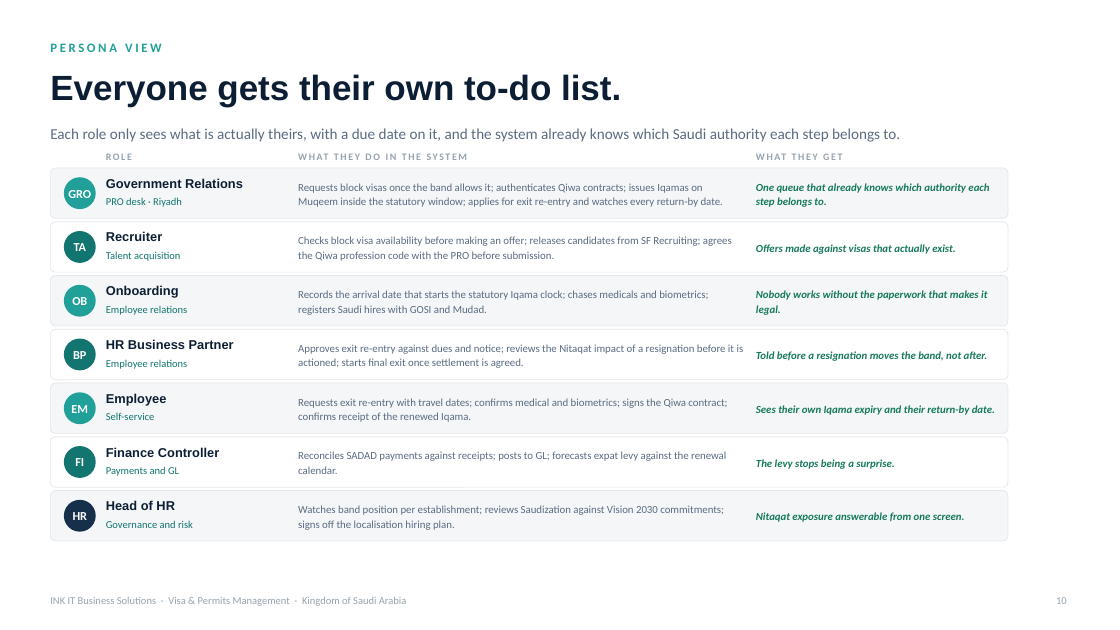
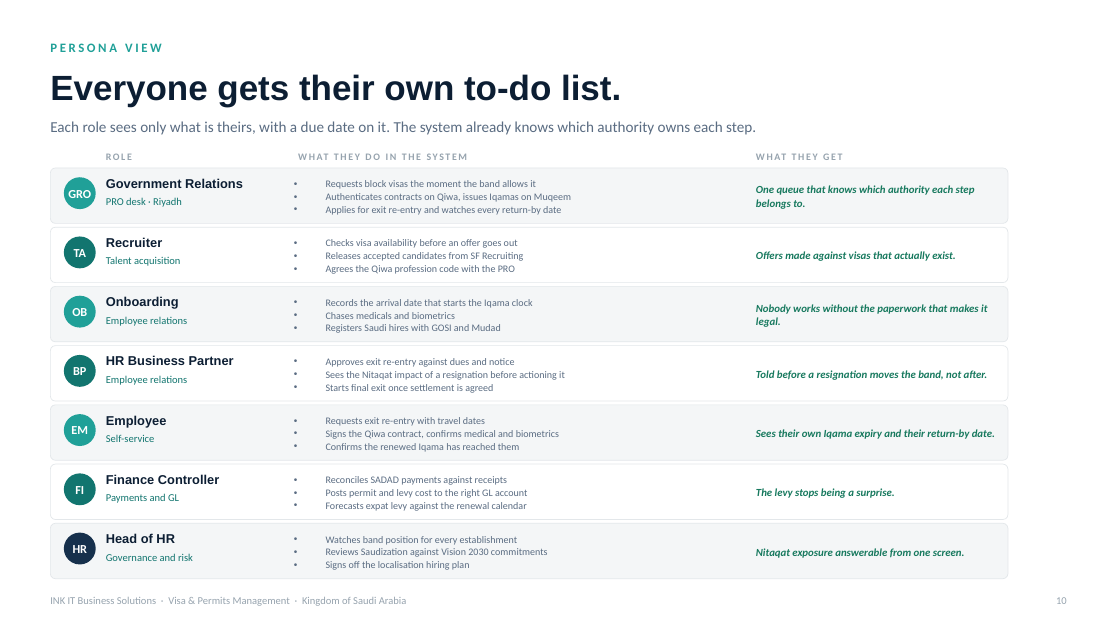
Before and after one commit to cranialblend5/VisaAndPermitsDemo, a slide deck: slide 10 of ksadeck/INK_IT_Visa_and_Permits_KSA.pptx. Drawn at 1120x630 pixels with LibreOffice and Linux fonts; fonts in the diff are those of the drawing. Boxes give left, top, right and bottom in pixels: in the first picture for what was removed or moved away, otherwise in the second. Text is boxed around its words. In the diff, an @@ line names an element or a change of style, - is before the commit and + after.

```diff
--- a/ksadeck/INK_IT_Visa_and_Permits_KSA.pptx
+++ b/ksadeck/INK_IT_Visa_and_Permits_KSA.pptx
@@ text at (x1=50, y1=121, x2=756, y2=135): text changed @@
-Each role only sees what is actually theirs, with a due date on it, and the system already knows which Saudi authority each step belongs to.
+Each role sees only what is theirs, with a due date on it. The system already knows which authority owns each step.
@@ rounded rectangle resized from (x1=50, y1=168, x2=1008, y2=218) to (x1=50, y1=168, x2=1008, y2=223) @@
@@ text at (x1=326, y1=180, x2=571, y2=215): text changed; size 9.3 to 8.6 pt @@
-Requests block visas once the band allows it; authenticates Qiwa contracts; issues Iqamas on Muqeem inside the statutory window; applies for exit re-entry and watches every return-by date.
+• Requests block visas the moment the band allows it
+• Authenticates contracts on Qiwa, issues Iqamas on Muqeem
+• Applies for exit re-entry and watches every return-by date
@@ text at (x1=756, y1=185, x2=975, y2=209): text changed @@
-One queue that already knows which authority each step belongs to.
+One queue that knows which authority each step belongs to.
@@ rounded rectangle resized from (x1=50, y1=222, x2=1008, y2=272) to (x1=50, y1=228, x2=1008, y2=283) @@
@@ 4 texts, 1 ellipse moved together from (x1=64, y1=231, x2=955, y2=263) to (x1=64, y1=236, x2=955, y2=268) @@
@@ text at (x1=326, y1=239, x2=523, y2=274): text changed; size 9.3 to 8.6 pt @@
-Checks block visa availability before making an offer; releases candidates from SF Recruiting; agrees the Qiwa profession code with the PRO before submission.
+• Checks visa availability before an offer goes out
+• Releases accepted candidates from SF Recruiting
+• Agrees the Qiwa profession code with the PRO
@@ rounded rectangle resized from (x1=50, y1=276, x2=1008, y2=326) to (x1=50, y1=287, x2=1008, y2=342) @@
@@ 3 texts, 1 ellipse moved together from (x1=64, y1=285, x2=187, y2=317) to (x1=64, y1=296, x2=187, y2=328) @@
@@ text at (x1=326, y1=299, x2=533, y2=333): text changed; size 9.3 to 8.6 pt @@
-Records the arrival date that starts the statutory Iqama clock; chases medicals and biometrics; registers Saudi hires with GOSI and Mudad.
+• Records the arrival date that starts the Iqama clock
+• Chases medicals and biometrics
+• Registers Saudi hires with GOSI and Mudad
@@ text "Nobody works without the paperwork ..." moved from (x1=756, y1=290, x2=987, y2=315) to (x1=756, y1=304, x2=987, y2=327) @@
@@ rounded rectangle resized from (x1=50, y1=329, x2=1008, y2=380) to (x1=50, y1=346, x2=1008, y2=402) @@
@@ 3 texts, 1 ellipse moved together from (x1=64, y1=339, x2=234, y2=371) to (x1=64, y1=355, x2=234, y2=386) @@
@@ text at (x1=326, y1=358, x2=565, y2=393): text changed; size 9.3 to 8.6 pt @@
-Approves exit re-entry against dues and notice; reviews the Nitaqat impact of a resignation before it is actioned; starts final exit once settlement is agreed.
+• Approves exit re-entry against dues and notice
+• Sees the Nitaqat impact of a resignation before actioning it
+• Starts final exit once settlement is agreed
@@ rounded rectangle resized from (x1=50, y1=383, x2=1008, y2=434) to (x1=50, y1=405, x2=1008, y2=460) @@
@@ 4 texts, 1 ellipse moved together from (x1=64, y1=351, x2=988, y2=424) to (x1=64, y1=370, x2=988, y2=446) @@
@@ text at (x1=326, y1=417, x2=559, y2=452): text changed; size 9.3 to 8.6 pt @@
-Requests exit re-entry with travel dates; confirms medical and biometrics; signs the Qiwa contract; confirms receipt of the renewed Iqama.
+• Requests exit re-entry with travel dates
+• Signs the Qiwa contract, confirms medical and biometrics
+• Confirms the renewed Iqama has reached them
@@ rounded rectangle resized from (x1=50, y1=437, x2=1008, y2=487) to (x1=50, y1=465, x2=1008, y2=520) @@
@@ 3 texts, 1 ellipse moved together from (x1=64, y1=405, x2=995, y2=478) to (x1=64, y1=429, x2=995, y2=505) @@
@@ text at (x1=326, y1=476, x2=527, y2=511): text changed; size 9.3 to 8.6 pt @@
-Reconciles SADAD payments against receipts; posts to GL; forecasts expat levy against the renewal calendar.
+• Reconciles SADAD payments against receipts
+• Posts permit and levy cost to the right GL account
+• Forecasts expat levy against the renewal calendar
@@ proportions changed in 7 elements at (x1=50, y1=168, x2=1008, y2=223), (x1=50, y1=228, x2=1008, y2=283), (x1=50, y1=287, x2=1008, y2=342), (x1=50, y1=346, x2=1008, y2=402), (x1=50, y1=405, x2=1008, y2=460), (x1=50, y1=465, x2=1008, y2=520), (x1=50, y1=523, x2=1008, y2=579) @@
@@ rounded rectangle resized from (x1=50, y1=491, x2=1008, y2=541) to (x1=50, y1=523, x2=1008, y2=579) @@
@@ 2 texts, 1 ellipse moved together from (x1=64, y1=500, x2=193, y2=532) to (x1=64, y1=533, x2=193, y2=565) @@
@@ 3 texts moved together from (x1=106, y1=459, x2=894, y2=510) to (x1=106, y1=488, x2=894, y2=543) @@
@@ text at (x1=326, y1=536, x2=548, y2=570): text changed; size 9.3 to 8.6 pt @@
-Watches band position per establishment; reviews Saudization against Vision 2030 commitments; signs off the localisation hiring plan.
+• Watches band position for every establishment
+• Reviews Saudization against Vision 2030 commitments
+• Signs off the localisation hiring plan
@@ line spacing 12.4pt to 11.6pt in 6 elements at (x1=756, y1=251, x2=955, y2=261), (x1=756, y1=304, x2=987, y2=327), (x1=756, y1=370, x2=988, y2=380), (x1=756, y1=429, x2=995, y2=439), (x1=756, y1=488, x2=894, y2=498), (x1=756, y1=548, x2=965, y2=558) @@
@@ text "Nitaqat exposure answerable from one ..." moved from (x1=756, y1=512, x2=965, y2=522) to (x1=756, y1=548, x2=965, y2=558) @@
```
Also in this commit, not shown: 2 other slides changed, 6 other files.
